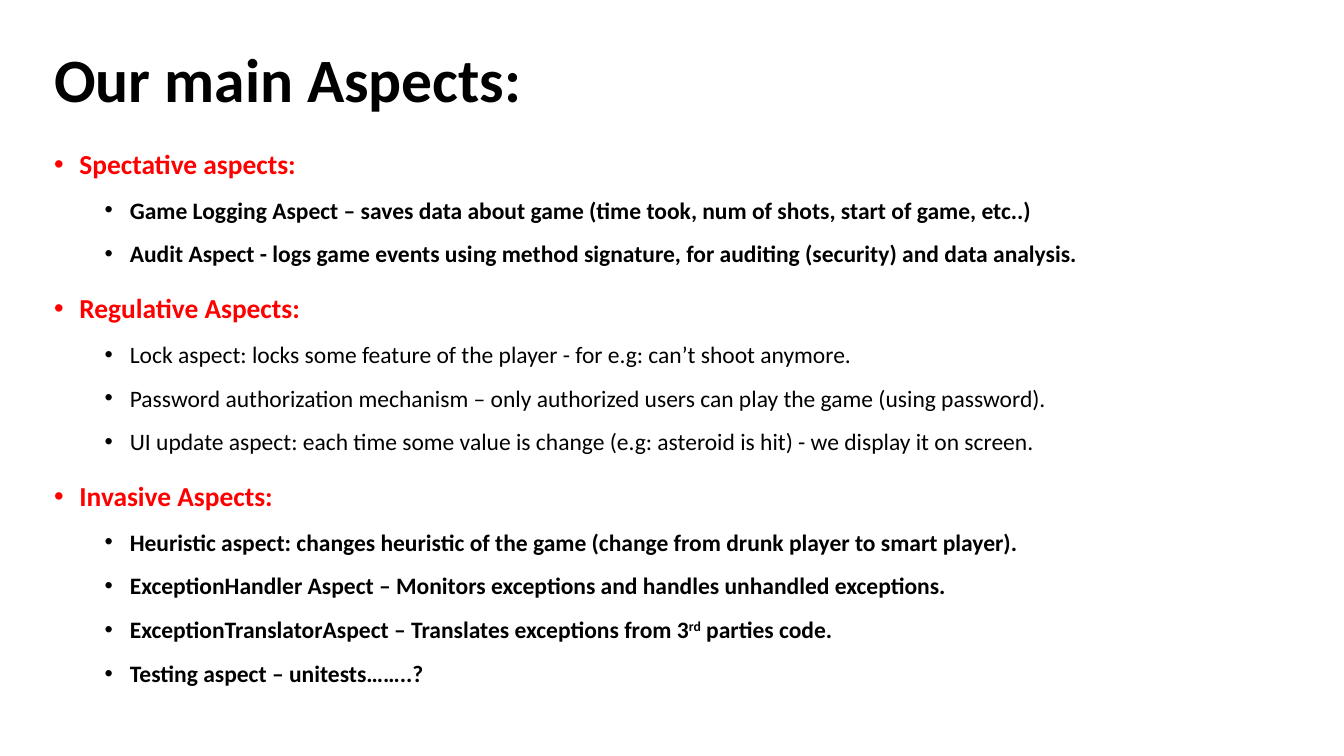
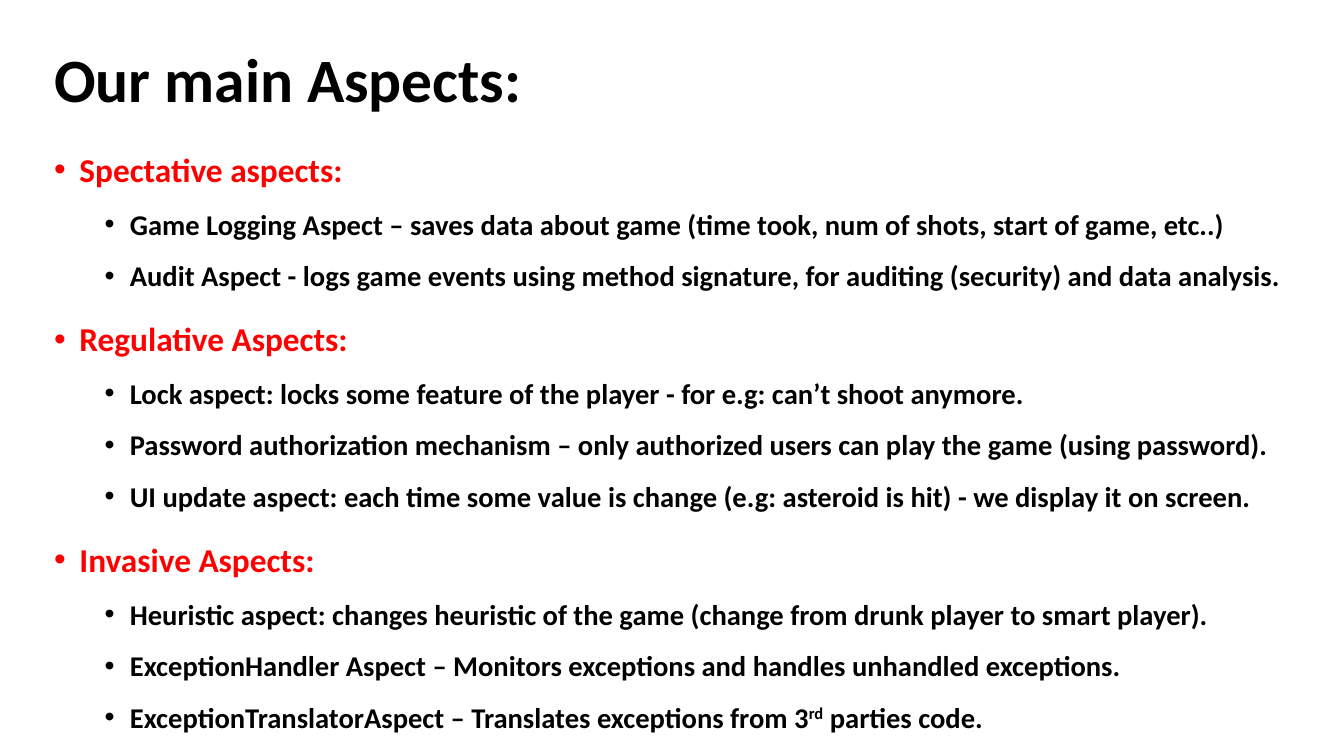
Before and after one commit to akotek/AOP, a slide deck: slide 6 of src/Final Project Presentation.pptx (slide 5 before the commit). Drawn at 1344x756 pixels with LibreOffice and Linux fonts; fonts in the diff are those of the drawing. Boxes give left, top, right and bottom in pixels: in the first picture for what was removed or moved away, otherwise in the second. Text is boxed around its words. In the diff, an @@ line names an element or a change of style, - is before the commit and + after.

```diff
--- a/src/Final Project Presentation.pptx
+++ b/src/Final Project Presentation.pptx
@@ text "Spectative aspects:" at (79, 158, 1279, 733): size 19.6 to 23.8 pt in "Spectative aspects:", "Regulative Aspects:", "Invasive Aspects:"; size 16.8 to 20.4 pt; bold on in "Lock aspect: locks some feature of the ...", "Password authorization mechanism – only authorized users ...", "UI update aspect: each time some value ..." @@
@@ text at (130, 665, 423, 686): paragraph removed @@
-  • Testing aspect – unitests……..?
```
Also in this commit, not shown: 10 other slides changed, 3 slides added, 4 other files.
